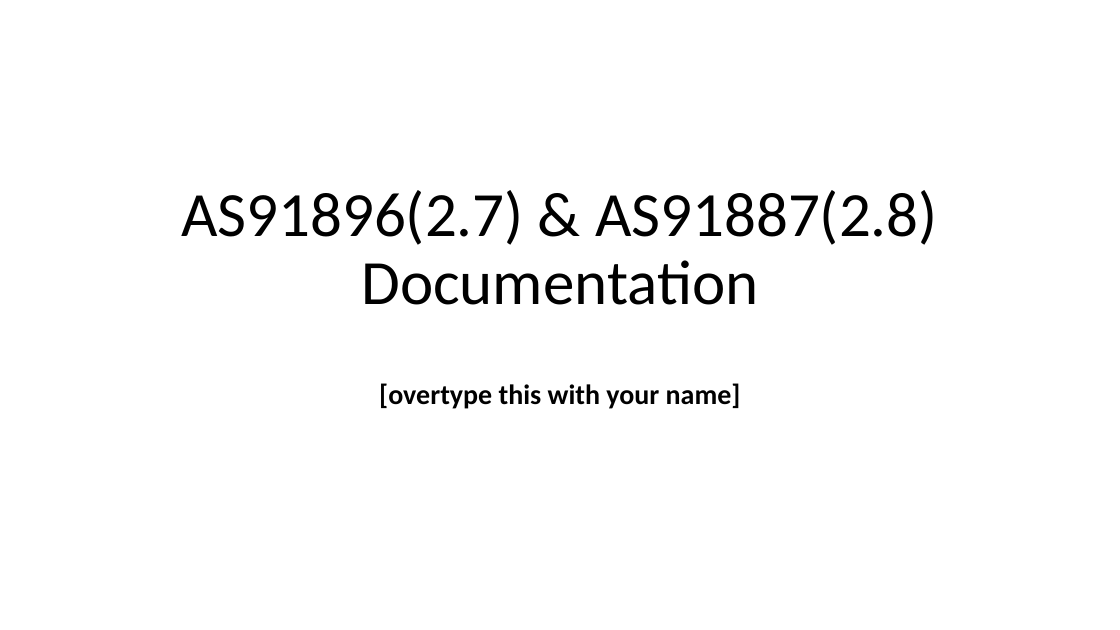
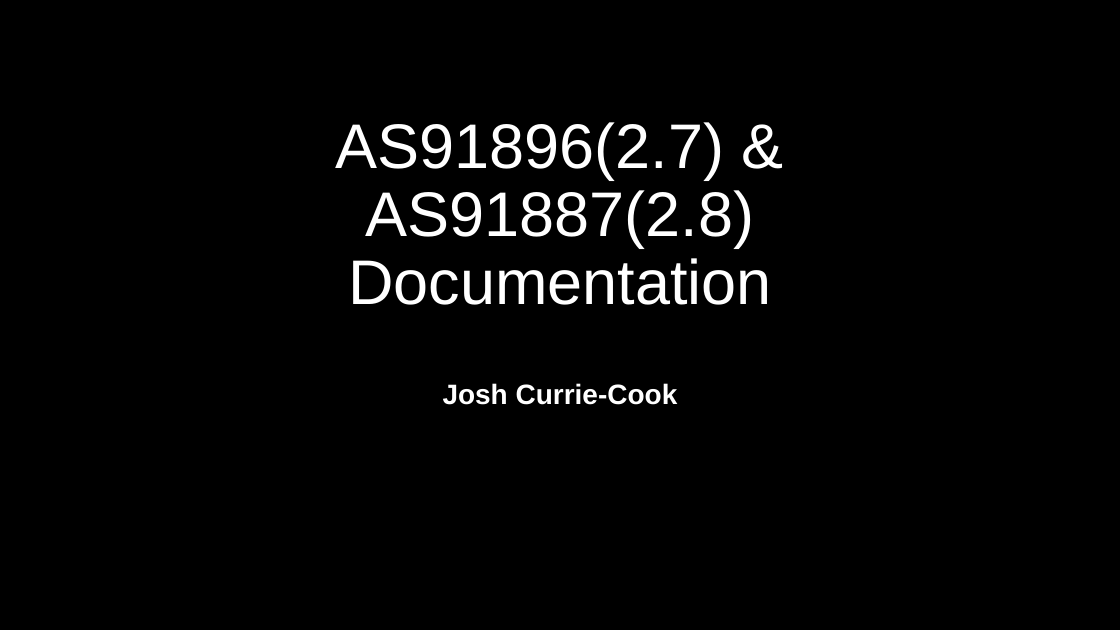
Before and after one commit to Joepapa101/2.7---2.8-Assessment, a slide deck: slide 1 of 2.7 and 2.8 Documentation Template.pptx. Drawn at 1120x630 pixels with LibreOffice and Linux fonts; fonts in the diff are those of the drawing. Boxes give left, top, right and bottom in pixels: in the first picture for what was removed or moved away, otherwise in the second. Text is boxed around its words. In the diff, an @@ line names an element or a change of style, - is before the commit and + after.

```diff
--- a/2.7 and 2.8 Documentation Template.pptx
+++ b/2.7 and 2.8 Documentation Template.pptx
@@ background #FFFFFF to #000000 @@
@@ title "AS91896(2.7) & AS91887(2.8) Documentation" at (336, 122, 772, 305): font Calibri to Arial, text colour #000000 to #FFFFFF @@
@@ subtitle at (443, 383, 678, 405): text changed; font Calibri to Arial; text colour #000000 to #FFFFFF @@
-[overtype this with your name]
+Josh Currie-Cook
```
Also in this commit, not shown: 11 other slides changed, 2 other files.
